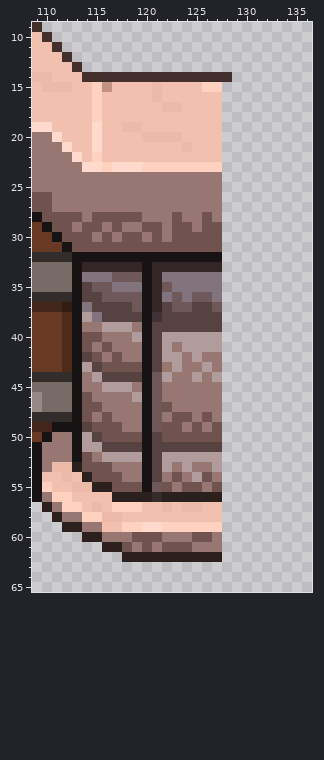
One commit to this pixel-art file: assets/aseprite/HOM/Wall/Door.aseprite. The first picture shows the starting point.
764x128 pixels, 1 frame. Colours within 5 levels of each other are drawn and written as one. Shown: x 109..136, y 9..65. The commit also changed other parts of the picture, which this record leaves out.
New version:
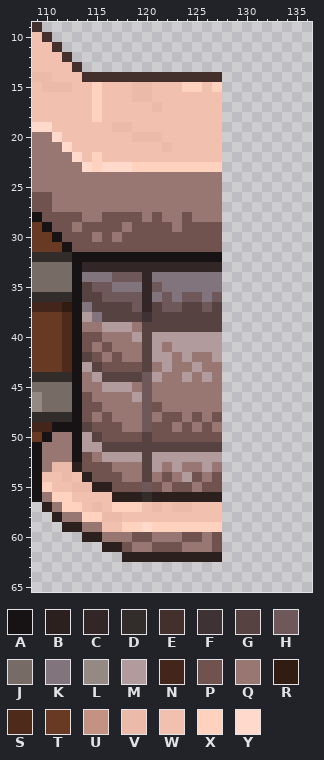
Palette (. is transparent): A #171214  B #2c201e  C #322626  D #322d2a  E #43302d  F #3f3234  G #564341  H #6f585a  J #766b65  K #81747c  L #958983  M #b29b9d  N #44251c  P #70524e  Q #987672  R #311c11  S #4d2a1a  T #683923  U #c49280  V #ebbaa8  W #f2c0ae  X #ffd2c0  Y #ffdacc
What changed:
Layer "Layer 3":
y 14: x 128 E -> .
y 15: x 116 U -> W; x 119..121 WWV -> VVW; x 124..126 WWX -> XXW
y 16: x 119..121 WWV -> VVW
y 17: x 121..123 WVV -> VWW
y 19: x 115 Y -> W; x 117 W -> V; x 119 V -> W
y 20: x 115 Y -> W; x 119 W -> V; x 122..123 VV -> WW
y 21: x 115 Y -> W; x 122 W -> V; x 124 V -> W
y 23: x 115..116 YX -> XY; x 119 Y -> X
y 28: x 115 P -> Q; x 121 Q -> P; x 123..124 PQ -> QP; x 126 P -> Q
y 29: x 116 Q -> P; x 119 Q -> P; x 122..123 QP -> PQ; x 125 Q -> P
y 30: x 120 Q -> P; x 122 Q -> P
y 33: x 120 A -> C
y 34: x 120..121 AC -> CK
y 35: x 120..122 ACH -> CHK
y 36: x 120..124 ACKHK -> CKHKH; x 126..127 HK -> KH
y 37: x 120..122 ACG -> CGH; x 124 H -> G; x 126..127 GH -> HG
y 38: x 120..121 AF -> FG
y 39: x 120 A -> G
y 40: x 120..121 AG -> GM
y 41: x 120..123 AGMQ -> GMQM
y 42: x 120..121 AG -> GM; x 123..125 MQM -> QMQ; x 127 Q -> M
y 43: x 120..123 AGQM -> GQMQ; x 125..126 QM -> MQ
y 44: x 120..122 AHM -> HMQ; x 124..127 QMQM -> MQMQ
y 45..46: x 120..121 AH -> HQ
y 47: x 120..122 AHP -> HPQ
y 48: x 120..122 AHQ -> HQP; x 124..127 PQPQ -> QPQP
y 49: x 120..121 AH -> HP; x 123..127 PQPQP -> QPQPQ
y 50: x 120..121 AG -> GP
y 51: x 120 A -> G
y 52: x 120..121 AG -> GM
y 53: x 120..124 AGMQM -> GMQMQ; x 126..127 QM -> MQ
y 54: x 120..127 AGQPQMPQ -> GQPQMPQP
y 55: x 120..123 AHPQ -> HPQP; x 125..126 PQ -> QP
y 56: x 120..121 BD -> DB
y 57: x 121..123 WVW -> VWV; x 125 V -> W
y 59: x 121 Y -> X
y 60: x 121 P -> Q; x 124 Q -> P; x 126..127 PQ -> QP
y 61: x 120..121 PQ -> QP; x 124 P -> Q; x 127 Q -> P
